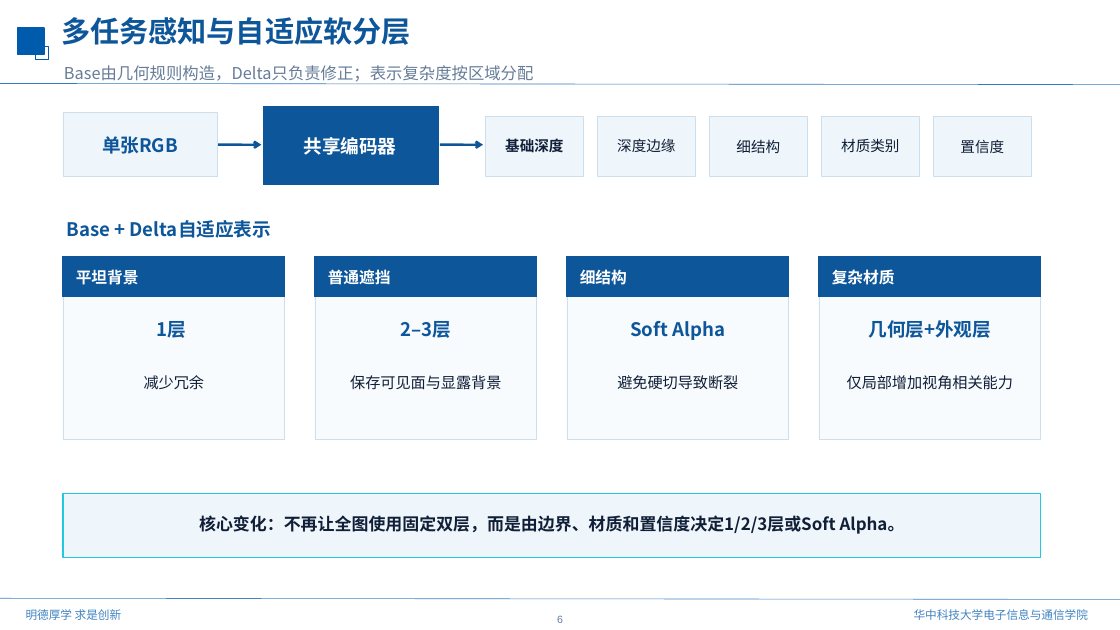
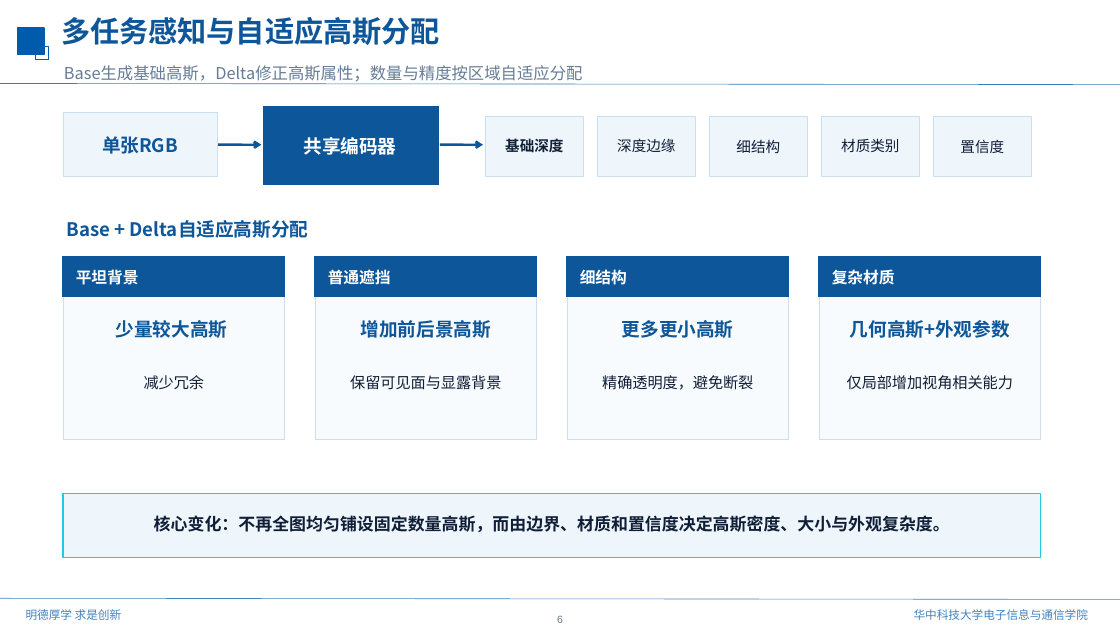
Before and after one commit to mengmcy1/gastric-cbm, a slide deck: slide 6 of 汇报/总体Framework7_22.pptx. Drawn at 1120x630 pixels with LibreOffice and Linux fonts; fonts in the diff are those of the drawing; background and template pictures are left out. Boxes give left, top, right and bottom in pixels: in the first picture for what was removed or moved away, otherwise in the second. Text is boxed around its words. In the diff, an @@ line names an element or a change of style, - is before the commit and + after.

```diff
--- a/汇报/总体Framework7_22.pptx
+++ b/汇报/总体Framework7_22.pptx
@@ text at bbox=[61, 17, 440, 45]: text changed @@
-多任务感知与自适应软分层
+多任务感知与自适应高斯分配
@@ text at bbox=[64, 65, 583, 84]: text changed @@
-Base由几何规则构造，Delta只负责修正；表示复杂度按区域分配
+Base生成基础高斯，Delta修正高斯属性；数量与精度按区域自适应分配
@@ text at bbox=[67, 220, 309, 238]: text changed @@
-Base + Delta自适应表示
+Base + Delta自适应高斯分配
@@ text at bbox=[116, 320, 228, 338]: text changed @@
-1层
+少量较大高斯
@@ text at bbox=[361, 320, 491, 338]: text changed @@
-2–3层
+增加前后景高斯
@@ text at bbox=[622, 320, 734, 338]: text changed @@
-Soft Alpha
+更多更小高斯
@@ text at bbox=[850, 320, 1010, 338]: text changed @@
-几何层+外观层
+几何高斯+外观参数
@@ text at bbox=[350, 375, 501, 390]: text changed @@
-保存可见面与显露背景
+保留可见面与显露背景
@@ text at bbox=[602, 375, 753, 390]: text changed @@
-避免硬切导致断裂
+精确透明度，避免断裂
@@ text at bbox=[154, 515, 950, 532]: text changed @@
-核心变化：不再让全图使用固定双层，而是由边界、材质和置信度决定1/2/3层或Soft Alpha。
+核心变化：不再全图均匀铺设固定数量高斯，而由边界、材质和置信度决定高斯密度、大小与外观复杂度。
```
Also in this commit, not shown: 7 other slides changed, 3 other files.
